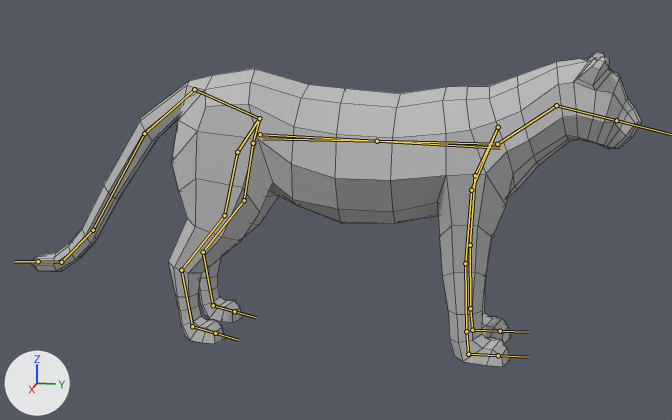
Renders of the FBX model Assets/Art/panther.fbx from each side of a commit.
Rendered twice from a camera (50 mm lens) standing at (17.9, 2.54, 7.17) and looking at (-0.05, -1.05, 2.68). The lights are fixed; the arrows at lower left show +X, +Y and +Z. Both versions are drawn at frame 20 of the action 'Armature|idle'; the numbers are the values there. The bones that bend it are drawn over the model as lines. Mesh edges are drawn as thin lines.

The first picture shows 'Cougar'.
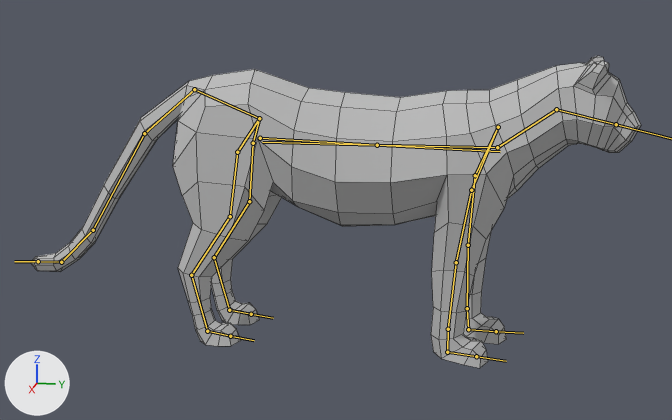
Edits to the scene script, one JSON object a line:
```json
{"block": "bone_bone", "where": "bone_bone = bpy.data.objects['Armature'].pose.bones['Bone']"}
{"op": "set", "path": "bone_bone.location", "old": "(0.0, -0.19, 0.27)", "new": "(0.0, -0.23, 0.32)"}
{"block": "bone_bone_003_l", "where": "bone_bone_003_l = bpy.data.objects['Armature'].pose.bones['Bone.003.L']  # child of 'Bone.002.L'"}
{"op": "set", "path": "bone_bone_003_l.rotation_quaternion", "old": "(1.0, 0.0, 0.0, 0.0)", "new": "(1.0, 0.013, 0.0, 0.0)", "note": "degrees (0, 0, 0) -> degrees (1, 0, 0)"}
{"block": "bone_bone_007", "where": "bone_bone_007 = bpy.data.objects['Armature'].pose.bones['Bone.007']"}
{"op": "set", "path": "bone_bone_007.location", "old": "(0.0, 0.0, -0.33)", "new": "(0.0, 0.0, -0.4)"}
{"block": "bone_bone_008", "where": "bone_bone_008 = bpy.data.objects['Armature'].pose.bones['Bone.008']"}
{"op": "set", "path": "bone_bone_008.location", "old": "(0.0, 0.01, 0.33)", "new": "(0.0, 0.01, 0.4)"}
{"block": "bone_bone_018_l", "where": "bone_bone_018_l = bpy.data.objects['Armature'].pose.bones['Bone.018.L']  # child of 'Bone.009.L'"}
{"op": "set", "path": "bone_bone_018_l.rotation_quaternion", "old": "(1.0, 0.0, 0.0, 0.0)", "new": "(0.999, -0.049, -0.005, -0.002)", "note": "degrees (0, 0, 0) -> degrees (-6, -1, 0)"}
{"block": "bone_bone_018_r", "where": "bone_bone_018_r = bpy.data.objects['Armature'].pose.bones['Bone.018.R']  # child of 'Bone.009.R'"}
{"op": "set", "path": "bone_bone_018_r.rotation_quaternion", "old": "(1.0, 0.0, 0.0, 0.0)", "new": "(0.999, -0.043, 0.004, 0.002)", "note": "degrees (0, 0, 0) -> degrees (-5, 0, 0)"}
{"block": "bone_bone_003_r", "where": "bone_bone_003_r = bpy.data.objects['Armature'].pose.bones['Bone.003.R']  # child of 'Bone.002.R'"}
{"op": "set", "path": "bone_bone_003_r.rotation_quaternion", "old": "(1.0, 0.0, 0.0, 0.0)", "new": "(0.998, 0.063, 0.0, 0.0)", "note": "degrees (0, 0, 0) -> degrees (7, 0, 0)"}
```

Pixel boxes [x1, y1, x2, y2] of what changed, in the pictures (672 x 420 px):
```json
{"object": "Cougar", "change": "posed", "before": [31, 52, 641, 367], "after": [31, 56, 641, 368]}
{"bone": "Bone", "before": "(497, 144) to (556, 105)", "after": "(497, 147) to (556, 109)"}
{"bone": "Bone.003.L", "before": "(475, 175) to (470, 245)", "after": "(475, 175) to (468, 245)"}
{"bone": "Bone.007", "before": "(497, 144) to (377, 141)", "after": "(497, 147) to (377, 145)"}
{"bone": "Bone.008", "before": "(260, 134) to (377, 141)", "after": "(260, 138) to (377, 145)"}
{"bone": "Bone.018.L", "before": "(253, 143) to (244, 200)", "after": "(253, 143) to (249, 201)"}
{"bone": "Bone.018.R", "before": "(237, 152) to (224, 215)", "after": "(237, 152) to (230, 216)"}
{"bone": "Bone.003.R", "before": "(471, 190) to (465, 263)", "after": "(471, 190) to (456, 262)"}
```
